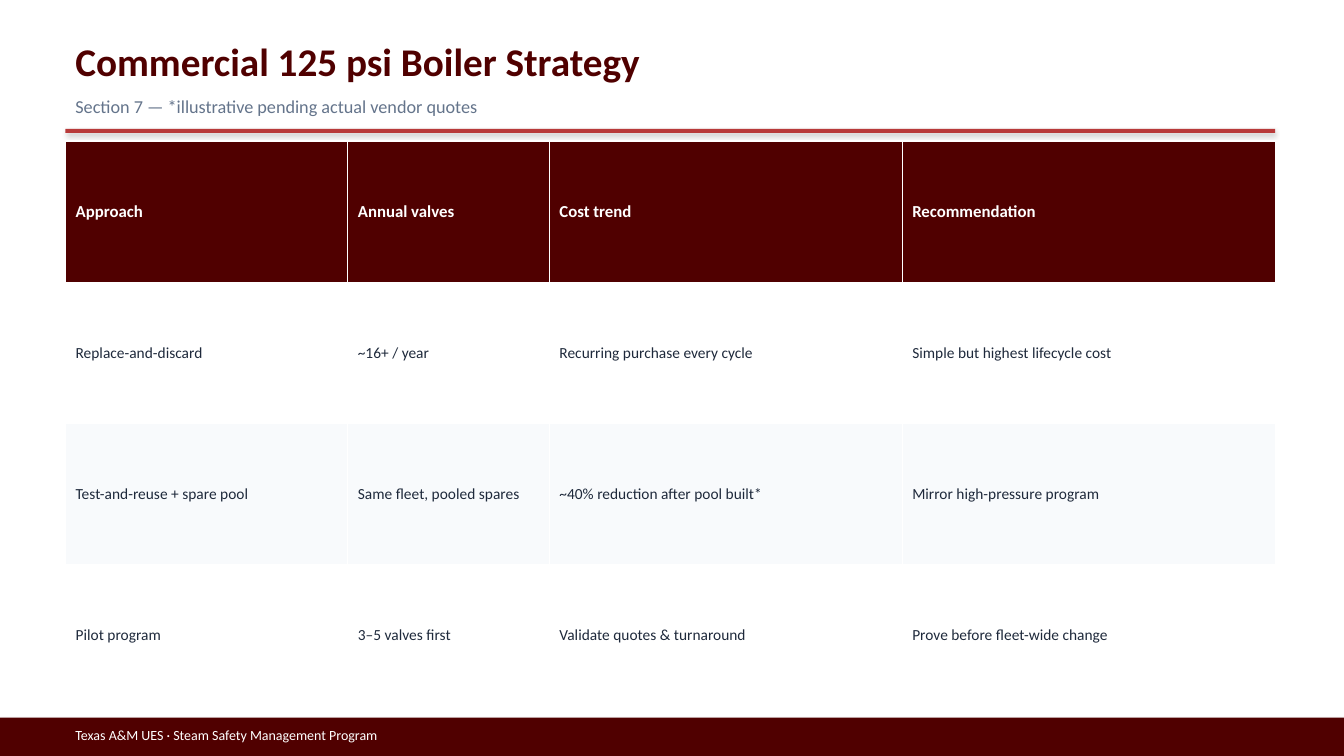
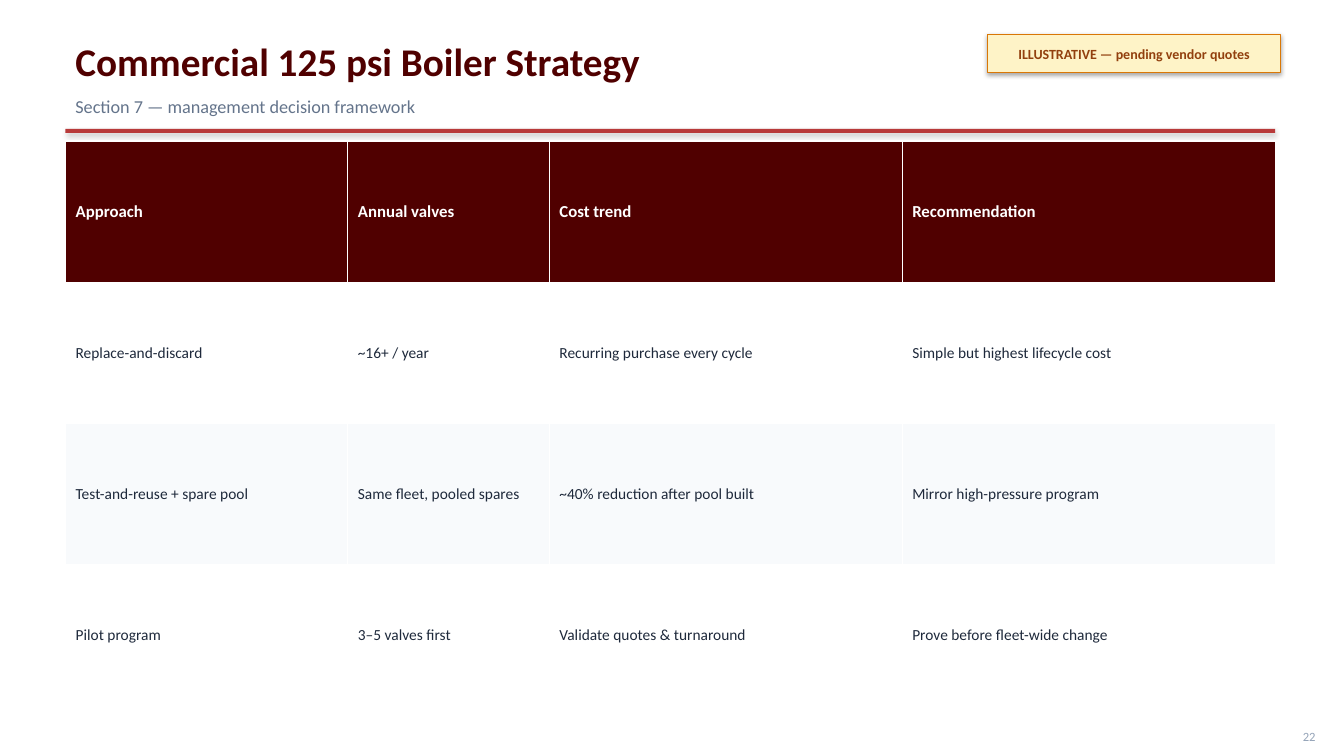
Before and after one commit to stavan12-a11y/PSV-Compliance-Tracking-Dashboard, a slide deck: slide 23 of docs/presentation/UES-Steam-Safety-Program.pptx (slide 22 before the commit). Drawn at 1344x756 pixels with LibreOffice and Linux fonts; fonts in the diff are those of the drawing. Boxes give left, top, right and bottom in pixels: in the first picture for what was removed or moved away, otherwise in the second. Text is boxed around its words. In the diff, an @@ line names an element or a change of style, - is before the commit and + after.

```diff
--- a/docs/presentation/UES-Steam-Safety-Program.pptx
+++ b/docs/presentation/UES-Steam-Safety-Program.pptx
@@ rectangle added at (988,34,1280,73), fill #FEF3C7, outline #D97706 0.75 pt, 10 pt, text #92400E, bold @@
+ILLUSTRATIVE — pending vendor quotes
@@ text at (75,100,415,116): text changed @@
-Section 7 — *illustrative pending actual vendor quotes
+Section 7 — management decision framework
@@ table at (66,141,1275,706) @@
-row 3, column 3: ~40% reduction after pool built*
+row 3, column 3: ~40% reduction after pool built
@@ rectangle removed at (0,718,1344,756) @@
@@ text removed at (75,730,377,743) @@
-Texas A&M UES · Steam Safety Management Program
@@ text added at (1303,733,1316,741), 9 pt, text #94A3B8 @@
+22
```
Also in this commit, not shown: 17 other slides changed, 9 slides added, 8 slides removed, 1 other file.
